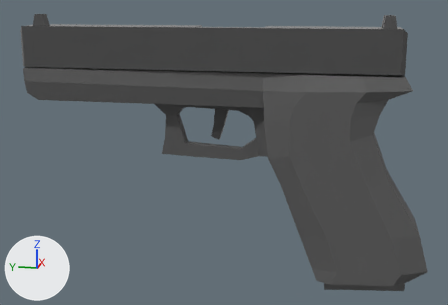
A saved change to the glTF model pistol.glb.
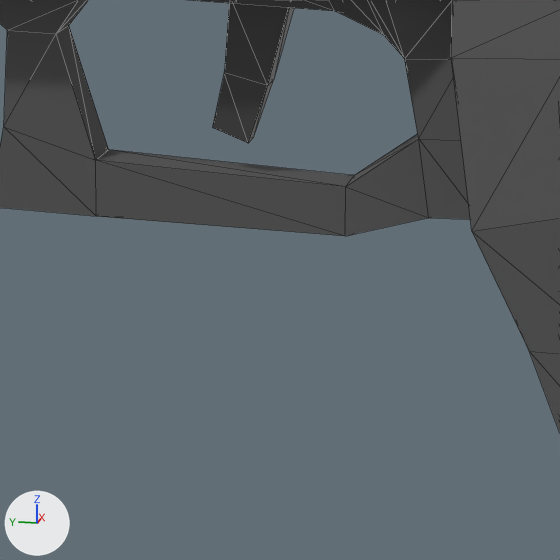
Each version is shown whole from a camera (50 mm lens) standing at (-4.685, -1.014, 1.138) and looking at (0.0, -0.078, -0.033), then close up on the part from 37% to 64% of the width and 35% to 76% of the height. Arrows for +X, +Y and +Z are at lower left; the lights stay in place. The first two pictures are the older version. The close-ups show mesh edges as thin lines. Where no turn or scale is listed for an object, it has been applied to the vertices.

The older version as bpy lines, for what is in view:
```python
me_cube_003 = bpy.data.meshes.new('Cube.003')
me_cube_003.from_pydata(...)  # 150 vertices, 296 faces; spans x -0.25..0.25, y -0.51..2.64, z -0.97..0.62
me_cube_003.materials.append(mat_material_001)  # dark grey #5a5a5a
me_cube_004 = bpy.data.meshes.new('Cube.004')
me_cube_004.from_pydata(...)  # 52 vertices, 110 faces; spans x -0.154..0.154, y -0.559..0.398, z -0.038..0.515
me_cube_004.materials.append(mat_material_003)  # dark grey #565656
me_cube_009 = bpy.data.meshes.new('Cube.009')
me_cube_009.from_pydata(...)  # 16 vertices, 28 faces; spans x -0.033..0.033, y -0.057..0.085, z -0.217..0.187
me_cube_009.materials.append(mat_material_004)  # dark grey #424242
ob_grip = bpy.data.objects.new('Grip', me_cube_003)
ob_grip.location = (0.0, -1.147, 0.0)
ob_trigger = bpy.data.objects.new('Trigger', me_cube_009)
ob_trigger.location = (0.0, -0.065, 0.291)
ob_triggerguard = bpy.data.objects.new('TriggerGuard', me_cube_004)
ob_triggerguard.location = (0.0, 0.101, -0.04)
```
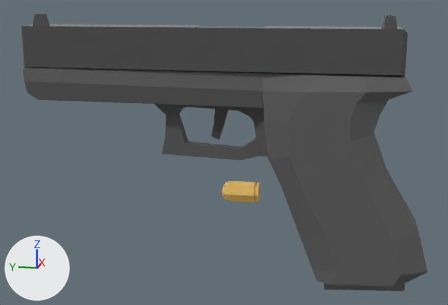
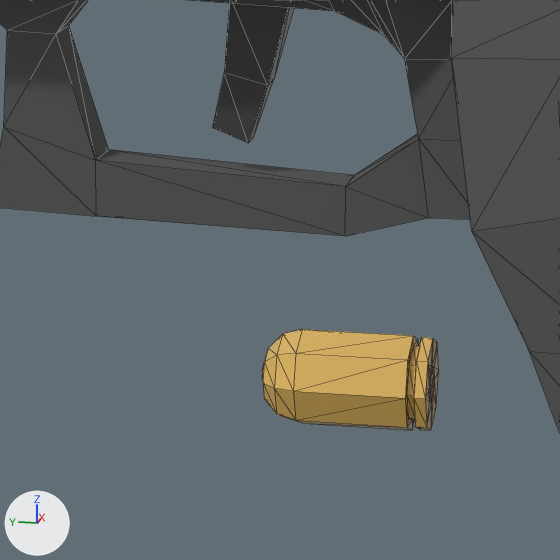
Commit message: Updated pistol.glb - added a bullet

Location of each change, [x1, y1, x2, y2] in pixels of the close-ups (560 x 560 px):
'Cylinder', added (orange): after [262, 329, 439, 430]
    faces in mat_material_007 (orange #e7bd64): [262, 329, 439, 430]

The change in detail:
Material 'Material.007' (mat_material_007) is new.
Its base color is (0.8, 0.506, 0.128) (orange #e7bd64).
Its roughness is 0.269.
Material 'Material.008' (mat_material_008) is new.
Its base color is (0.8, 0.313, 0.0842) (orange #e79852).
Its roughness is 0.0678.
Mesh me_cylinder is new.
It has 104 vertices, 204 faces and spans x -0.087..0.087, y -0.215..0.087, z -0.087..0.087.
Faces by material slot: [166, 38].
It uses material mat_material_007 (orange #e7bd64).
It uses material mat_material_008 (orange #e79852).
Object 'Cylinder' (ob_cylinder) is new; it shows me_cylinder.
Its location is (0.0, -0.15, -0.35).
